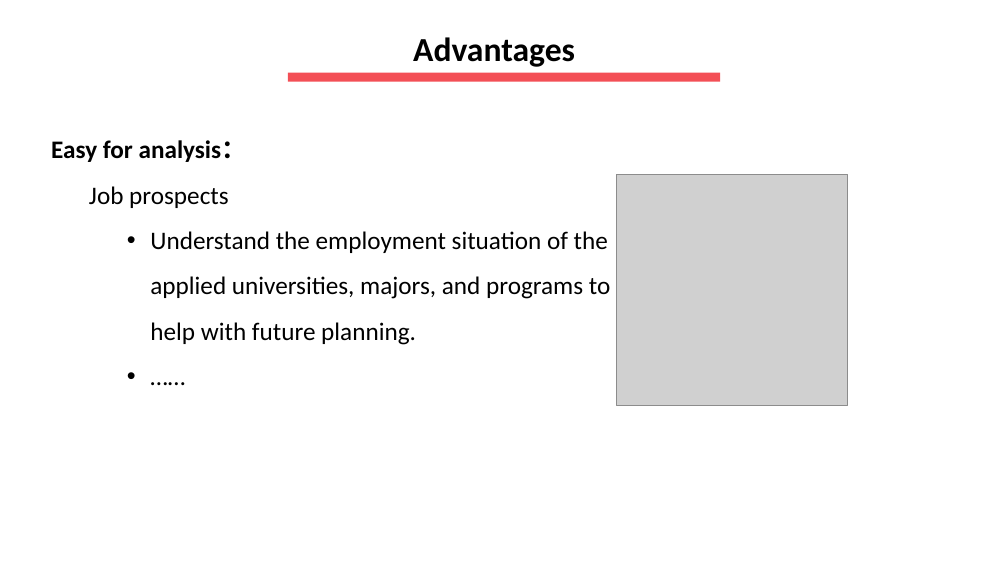
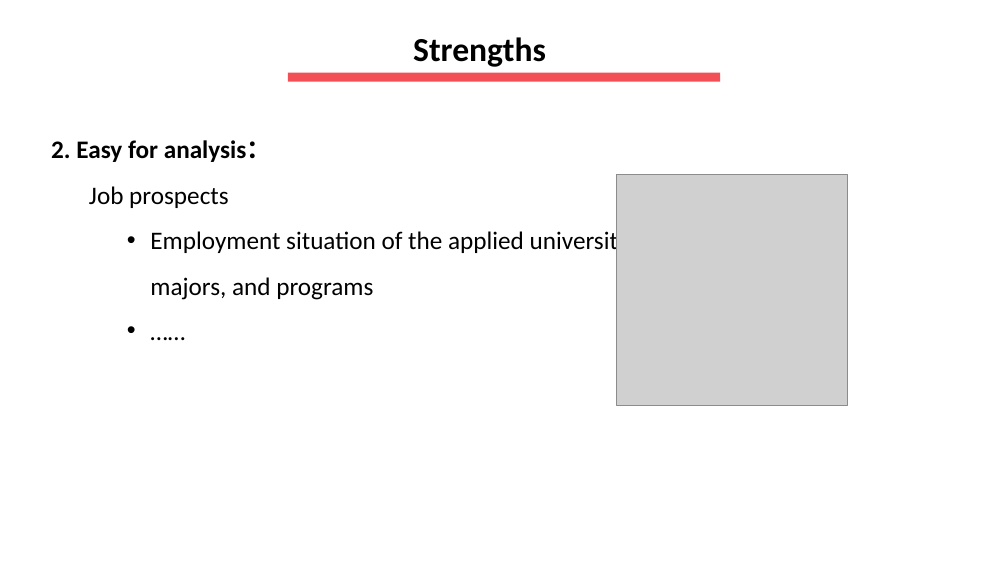
Before and after one commit to hansheng-zhang/EduSpark, a slide deck: slide 5 of Powerpoints/Part 1.pptx. Drawn at 1008x567 pixels with LibreOffice and Linux fonts; fonts in the diff are those of the drawing; grey boxes stand for pictures. Boxes give left, top, right and bottom in pixels: in the first picture for what was removed or moved away, otherwise in the second. Text is boxed around its words. In the diff, an @@ line names an element or a change of style, - is before the commit and + after.

```diff
--- a/Powerpoints/Part 1.pptx
+++ b/Powerpoints/Part 1.pptx
@@ text at (x1=413, y1=37, x2=546, y2=67): text changed @@
-  Advantages
+  Strengths
@@ text at (x1=51, y1=140, x2=272, y2=162): text changed @@
-Easy for analysis：
+2. Easy for analysis：
@@ text at (x1=150, y1=229, x2=653, y2=300): text changed @@
-    • Understand the employment situation of the applied universities, majors, and programs to help with future planning.
+    • Employment situation of the applied universities, majors, and programs
```
Also in this commit, not shown: 4 other slides changed, 17 other files.
